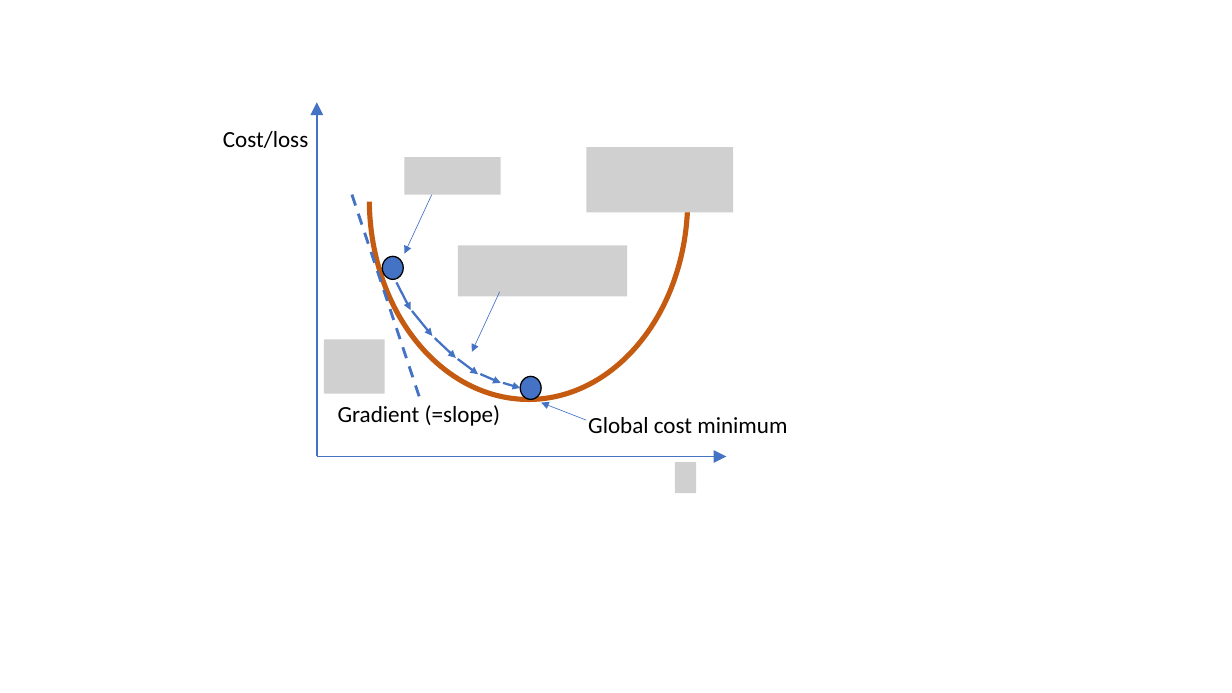
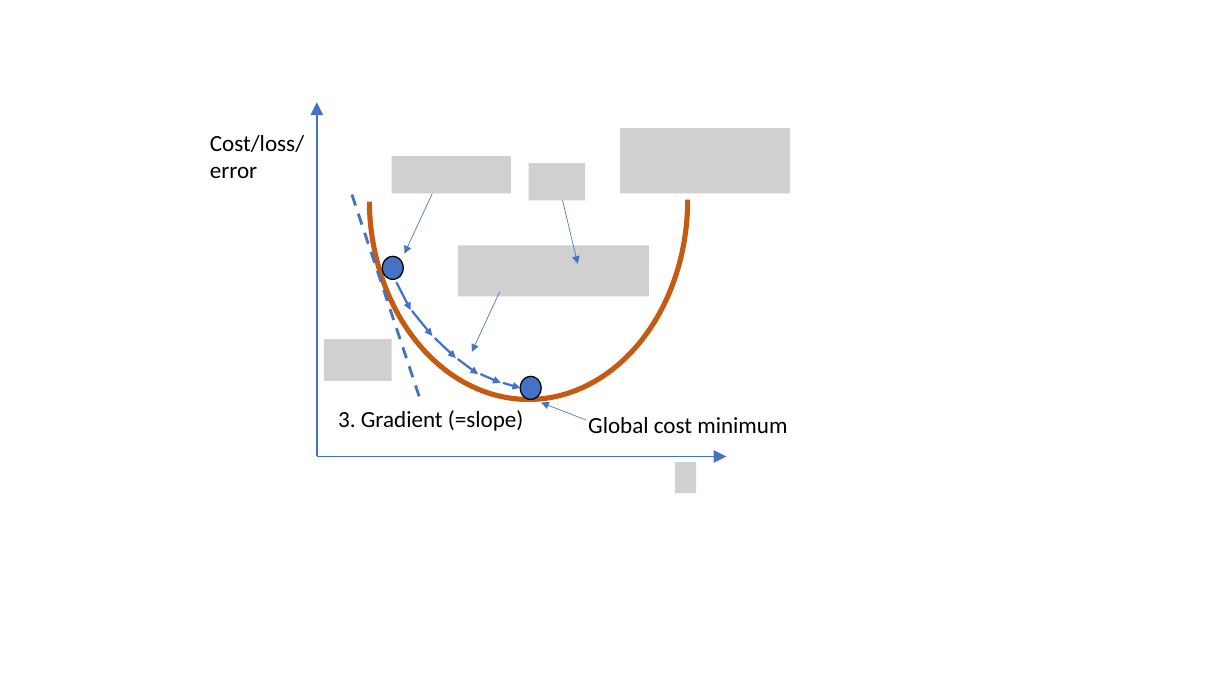
Before and after one commit to daniel-yj-yang/ml, a slide deck: slide 1 of model_training/images/gradient_descent.pptx. Drawn at 1232x693 pixels with LibreOffice and Linux fonts; fonts in the diff are those of the drawing; grey boxes stand for pictures. Boxes give left, top, right and bottom in pixels: in the first picture for what was removed or moved away, otherwise in the second. Text is boxed around its words. In the diff, an @@ line names an element or a change of style, - is before the commit and + after.

```diff
--- a/model_training/images/gradient_descent.pptx
+++ b/model_training/images/gradient_descent.pptx
@@ text at (x1=210, y1=135, x2=304, y2=178): text changed @@
-Cost/loss
+Cost/loss/
+error
@@ picture resized from (x1=587, y1=147, x2=734, y2=213) to (x1=620, y1=128, x2=790, y2=194) @@
@@ picture resized from (x1=405, y1=157, x2=501, y2=194) to (x1=392, y1=156, x2=511, y2=193) @@
@@ picture added at (x1=529, y1=164, x2=585, y2=201) @@
@@ arrow added from (563, 201) to (578, 264), #4472C4 0.5 pt @@
@@ picture resized from (x1=458, y1=245, x2=628, y2=296) to (x1=458, y1=245, x2=650, y2=296) @@
@@ picture resized from (x1=324, y1=339, x2=385, y2=394) to (x1=324, y1=339, x2=392, y2=381) @@
@@ text at (x1=338, y1=410, x2=524, y2=431): text changed @@
-Gradient (=slope)
+3. Gradient (=slope)
```
Also in this commit, not shown: 1 other file.
